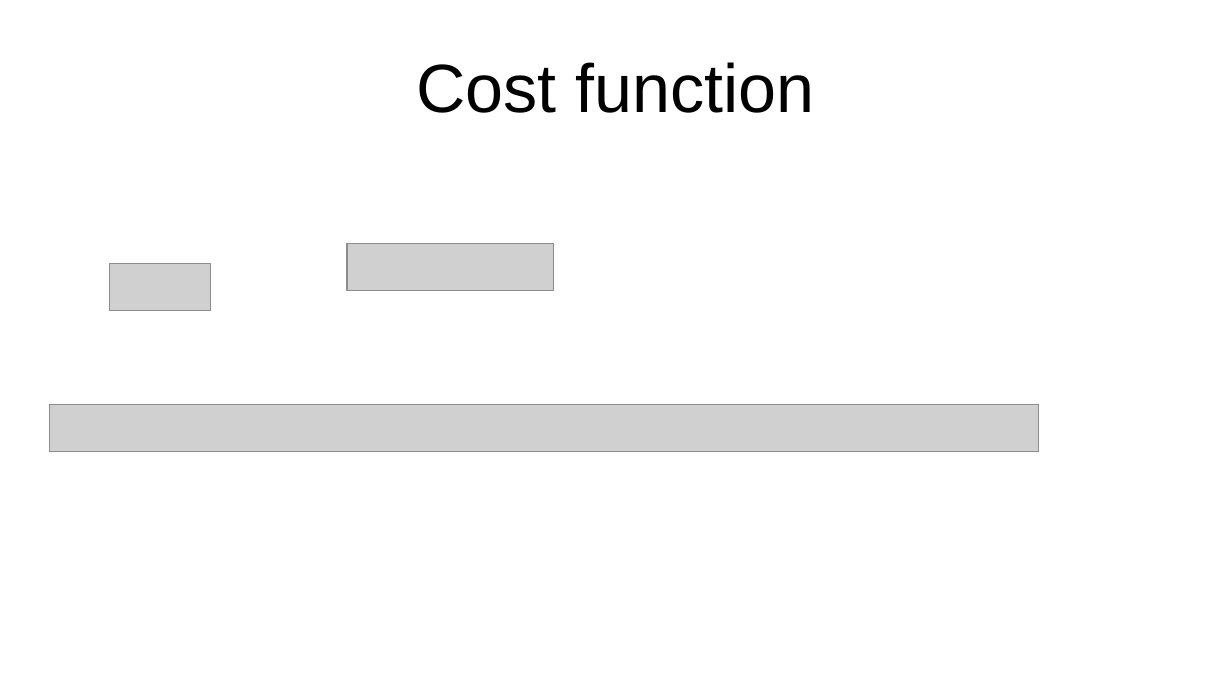
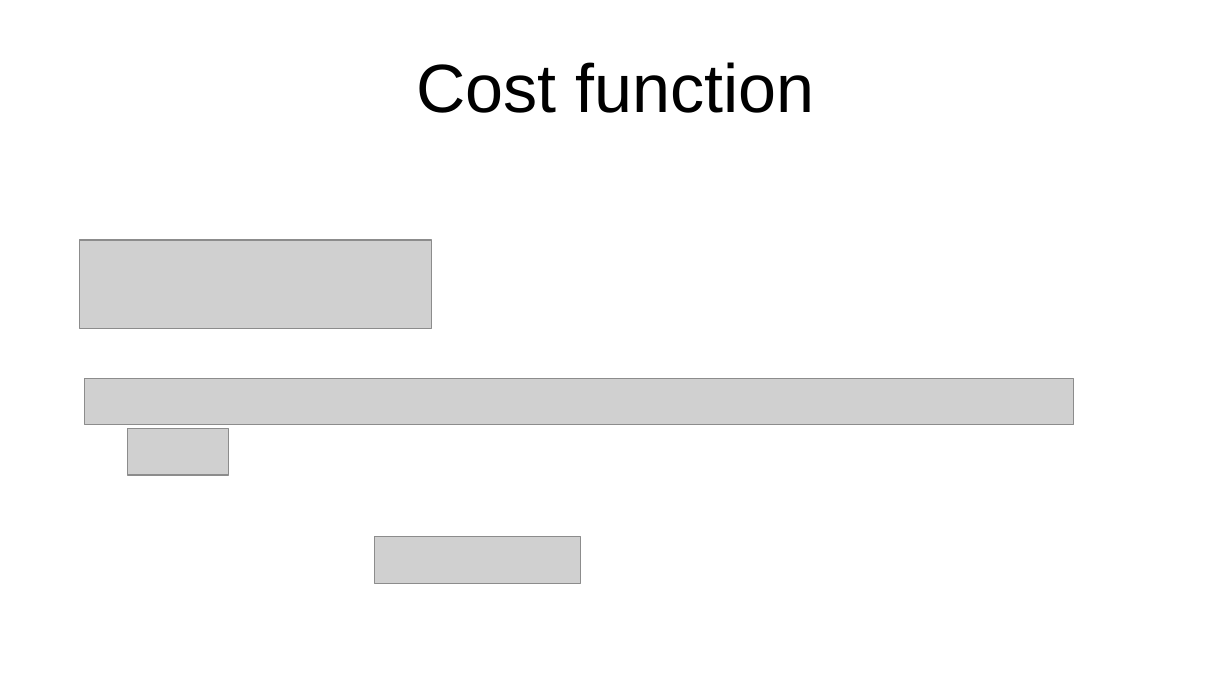
Before and after one commit to Xmann02/Boltzmann, a slide deck: slide 8 of Presentation.odp. Drawn at 1232x693 pixels with LibreOffice and Linux fonts; fonts in the diff are those of the drawing; grey boxes stand for pictures. Boxes give left, top, right and bottom in pixels: in the first picture for what was removed or moved away, otherwise in the second. Text is boxed around its words. In the diff, an @@ line names an element or a change of style, - is before the commit and + after.

```diff
--- a/Presentation.odp
+++ b/Presentation.odp
@@ picture: place and size @@
-picture at [110,264,211,311]
+picture at [79,240,432,329]
@@ picture: place and size @@
-picture at [49,405,1039,452]
+picture at [85,379,1074,426]
@@ picture: place and size @@
-picture at [348,244,555,291]
+picture at [127,429,229,476]
@@ picture added at [375,537,581,584] @@
```
Also in this commit, not shown: 6 other slides changed, 8 slides added, 6 slides removed.
